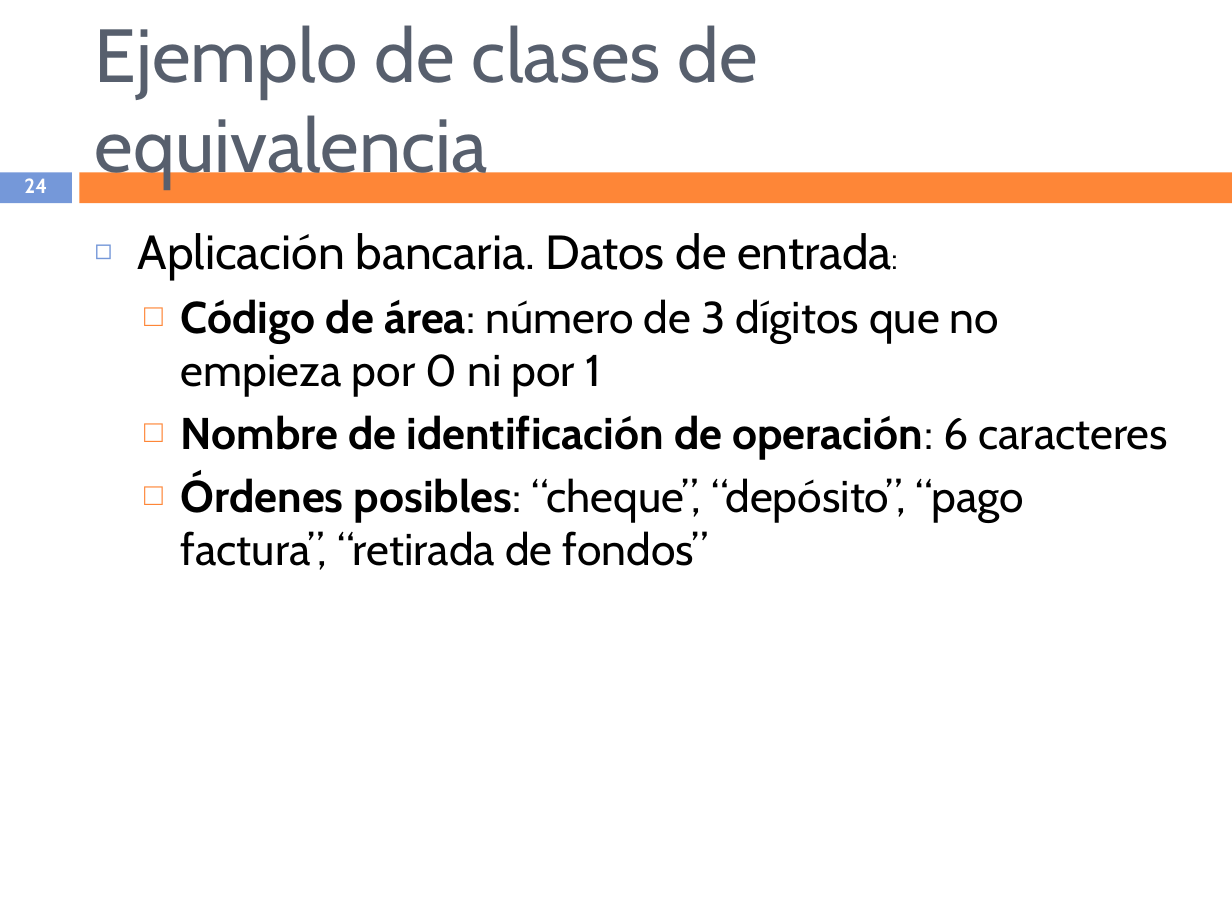
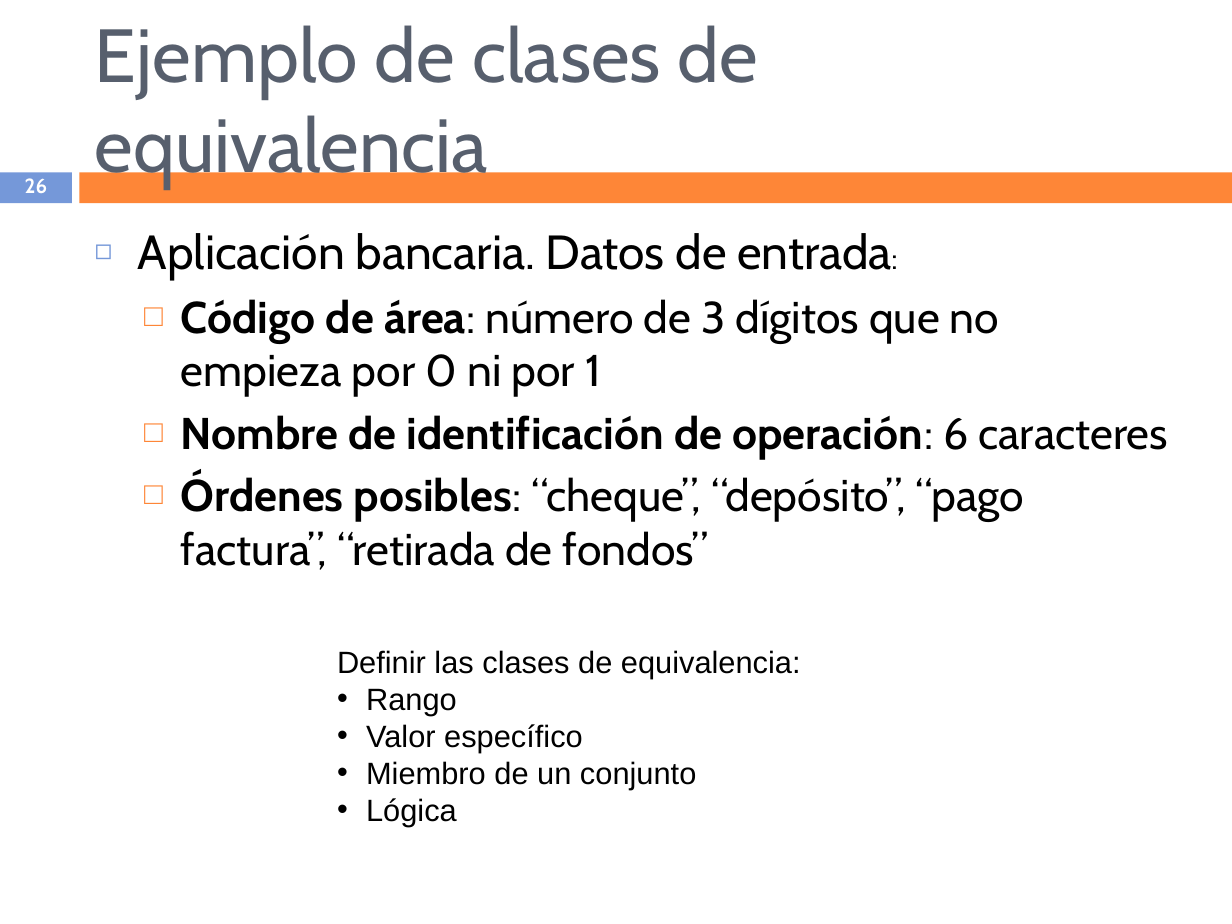
Before and after one commit to TerciodeMarte/DAM, a slide deck: slide 26 of DAM-1/ED/EVALUACION-3/TEMA-5/TEORIA/Diseño y realización de pruebas.ppt (slide 24 before the commit). Drawn at 1232x924 pixels with LibreOffice and Linux fonts; fonts in the diff are those of the drawing. Boxes give left, top, right and bottom in pixels: in the first picture for what was removed or moved away, otherwise in the second. Text is boxed around its words. In the diff, an @@ line names an element or a change of style, - is before the commit and + after.

```diff
--- a/DAM-1/ED/EVALUACION-3/TEMA-5/TEORIA/Diseño y realización de pruebas.ppt
+++ b/DAM-1/ED/EVALUACION-3/TEMA-5/TEORIA/Diseño y realización de pruebas.ppt
@@ page number at <box>25,178,47,193</box>: text changed @@
-24
+26
@@ text added at <box>337,650,801,827</box>, 18 pt, text #000000 @@
+Definir las clases de equivalencia:
+• Rango
+• Valor específico
+• Miembro de un conjunto
+• Lógica
```
Also in this commit, not shown: 5 other slides changed, 4 slides added, 2 other files.
